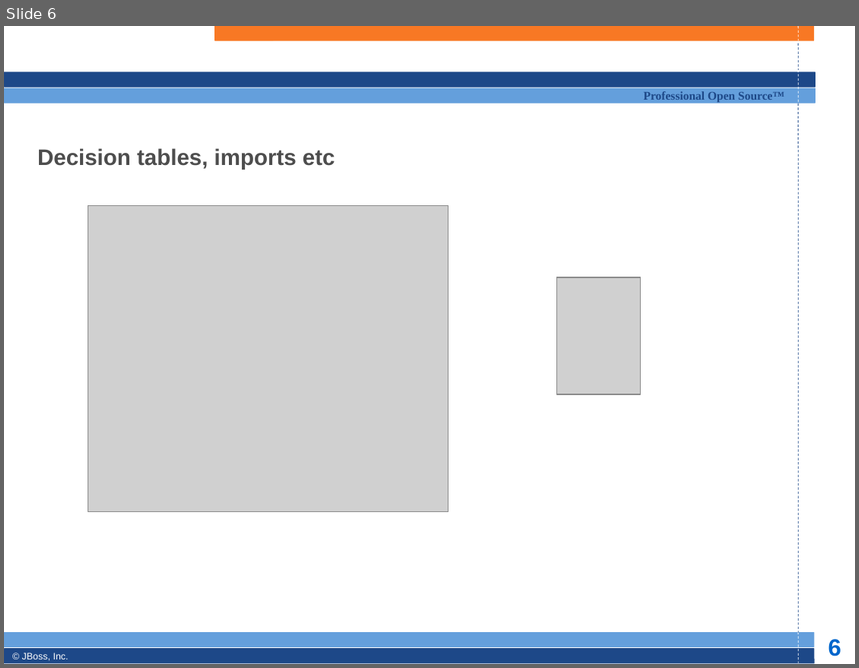
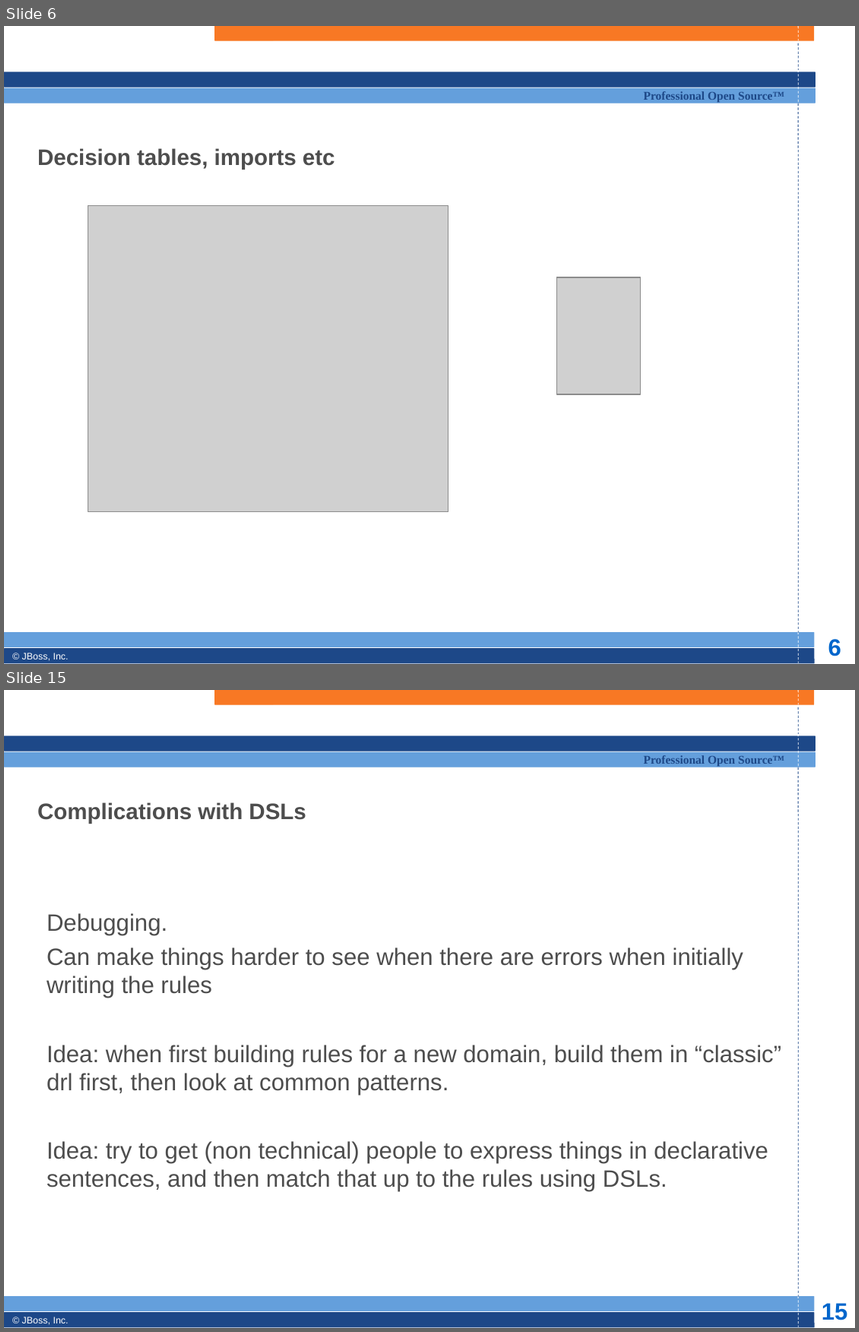
Before and after one commit to bobmcwhirter/drools, a slide deck: documentation/training/developers-course/Module 6 - rule formats.odp. Shown one above the other, each under a label of ours: slide 6 before the commit, slides 6 and 15 after it; the slides between them are not shown. The pictures are 859x668 and 859x1332 pixels, drawn with LibreOffice and Linux fonts; fonts in the diff are those of the drawing; grey boxes stand for pictures; background and template pictures are left out. Boxes give left, top, right and bottom in pixels: in the first picture for what was removed or moved away, otherwise in the second. Text is boxed around its words. In the diff, an @@ line names an element or a change of style, - is before the commit and + after.

```diff
--- a/documentation/training/developers-course/Module 6 - rule formats.odp
+++ b/documentation/training/developers-course/Module 6 - rule formats.odp
@@ slide 15 added at [4,690,855,1328], background #FFFFFF; not listed: 13 template elements that a slide beside it also shows @@
@@ title added at [37,802,306,824], 19 pt, text #4D4D4D, bold @@
+Complications with DSLs
@@ subtitle added at [47,913,781,1192], 20 pt, text #4D4D4D @@
+Debugging.
+Can make things harder to see when there are errors when initially writing the rules
+Idea: when first building rules for a new domain, build them in “classic” drl first, then look at common patterns.
+Idea: try to get (non technical) people to express things in declarative sentences, and then match that up to the rules using DSLs.
```
Also in this commit, not shown: 7 slides changed, 6 other slides added, 2 other files.
